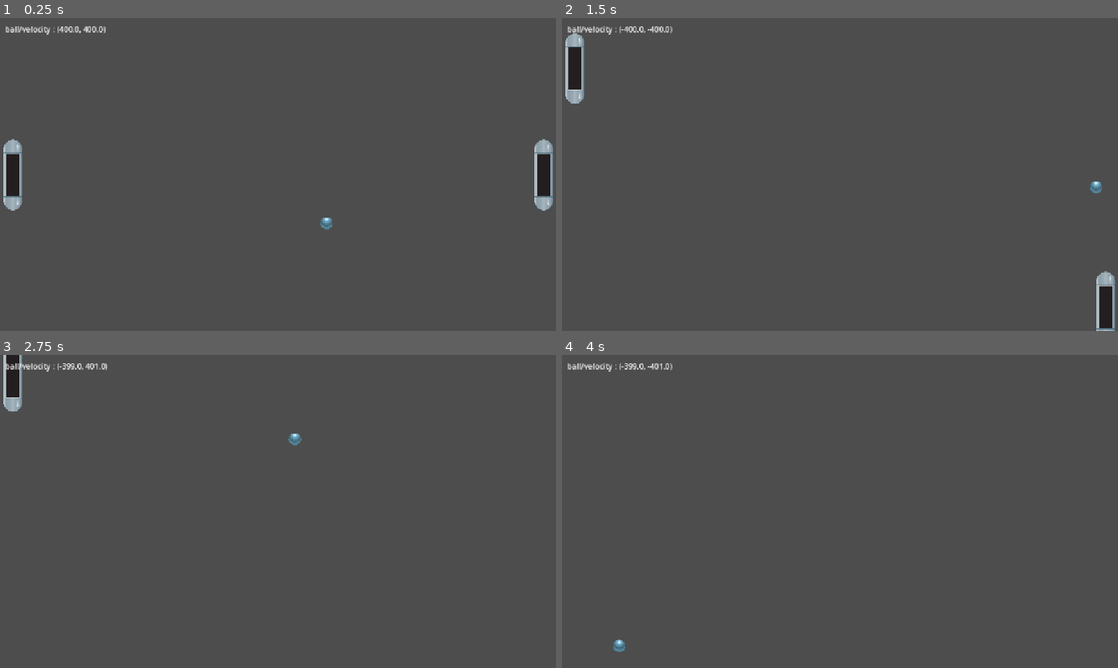
Above: before the commit, frames 1-4 (two rows, left to right).
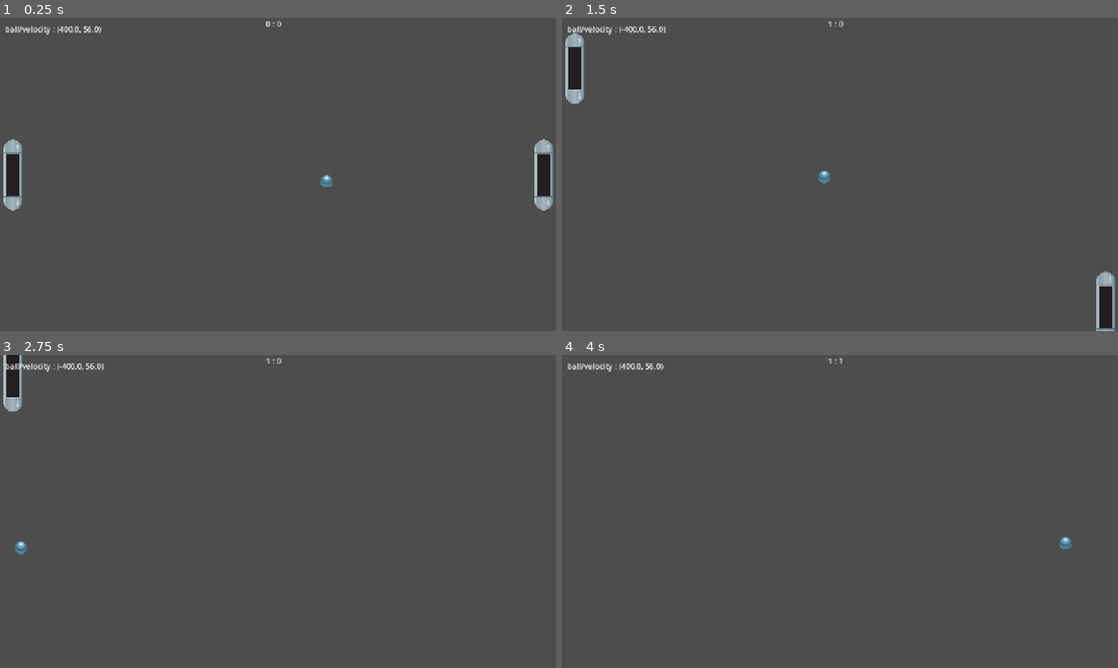
Above: after the commit, the same moments.

Repository: minhaz1217/godot-pong
Game: Godot game, scene res://game.tscn
The game is run twice, just before and just after one commit, with the same random seed, the same clock (stepped at 60 frames per second) and the same inputs.
Inputs:
- Up to frame 1 (0.25 s): no input
- Up to frame 2 (1.5 s): hold A (player1_up) 0.53-1.28 s; hold Down (player2_down) 0.53-1.28 s; hold Z (player1_down) from 1.28 s (still down); tap Up (player2_up) at 1.35 s
- Up to frame 3 (2.75 s): release Z (player1_down) at 2.03 s; hold A (player1_up) from 2.03 s (still down); hold Down (player2_down) from 2.03 s (still down)
- Up to frame 4 (4 s): release Down (player2_down) at 2.78 s; tap Up (player2_up) at 2.85 s; release A (player1_up) at 3.53 s; hold Z (player1_down) from 3.53 s (still down); hold Down (player2_down) from 3.53 s (still down)

The runs differ from the first frame. In frame 1, 0.2% of the frame differs, in the area x 15-60%, y 1-68%; in frame 2, 0.2%; in frame 3, 0.2%; in frame 4, 0.3%, in the area x 9-92%, y 1-95%.

Commit message:
scoring and resetting working

Diff:
--- a/game.gd
+++ b/game.gd
@@ -2,14 +2,22 @@
 
 @onready var player_1: Sprite2D = $Player1
 @onready var player_2: Sprite2D = $Player2
+@onready var score: Label = $CanvasLayer/score
+@onready var ball: CharacterBody2D = $ball
 
-
+var player1_score: int = 0
+var player2_score: int = 0
+var ball_starting_position
 func _enter_tree() -> void:
 	DebugOverlay.setup_debugger($DebugOverlay)
 
+
 func _ready() -> void:
-	pass
+	ball_starting_position = ball.position
+	ball.velocity.y = randi_range(50, 100)
 
+func reset_game():
+	ball.position = ball_starting_position
 
 func _physics_process(delta: float) -> void:
 	pass
@@ -19,7 +27,15 @@
 
 
 func _on_ball_touched_wall(wall_name: Variant) -> void:
-	if(wall_name == "left"):
+	if (wall_name == "left"):
+		player2_score += 1
 		print("LEFT")
-	elif(wall_name == "right"):
+	elif (wall_name == "right"):
+		player1_score += 1
 		print("RIGHT")
+	update_score()
+	reset_game()
+
+
+func update_score() -> void:
+	score.text = str(player1_score) + " : " + str(player2_score)
--- a/game.tscn
+++ b/game.tscn
@@ -15,6 +15,7 @@
 script = ExtResource("1_e2o6t")
 
 [node name="Camera2D" type="Camera2D" parent="."]
+visible = false
 
 [node name="Player1" parent="." instance=ExtResource("1_80nbo")]
 position = Vector2(-550, 0)
@@ -61,4 +62,18 @@
 offset_right = -546.0
 offset_bottom = -292.0
 
+[node name="CanvasLayer" type="CanvasLayer" parent="."]
+
+[node name="score" type="Label" parent="CanvasLayer"]
+anchors_preset = 5
+anchor_left = 0.5
+anchor_right = 0.5
+offset_left = -26.0
+offset_right = 26.0
+offset_bottom = 23.0
+grow_horizontal = 2
+size_flags_horizontal = 6
+size_flags_vertical = 2
+text = "0 : 0"
+
 [connection signal="touched_wall" from="ball" to="." method="_on_ball_touched_wall"]
--- a/project.godot
+++ b/project.godot
@@ -22,6 +22,7 @@
 [display]
 
 window/stretch/mode="canvas_items"
+window/stretch/aspect="expand"
 
 [input]
 
